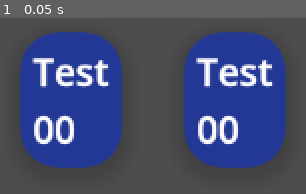
Above: before the commit, frame 1.
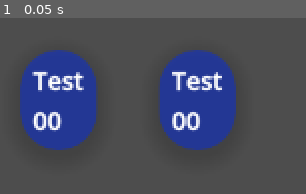
Above: after the commit, the same moment.

Repository: mojius/FarmStrategy
Game: Godot game, scene res://Combat/CombatObject.tscn
Two runs of this game, one before a commit and one after it. Both use one fixed random seed, a clock stepped at 60 frames per second and the inputs below. This scene is started directly instead of the project's main scene.
Inputs:
- Up to frame 1 (0.05 s): no input

The runs differ from the first frame. In frame 1, 37% of the frame differs, in the area x 6-94%, y 7-86%.
Error in both runs: Invalid access to property or key 'stats' on a base object of type 'Nil'. (res://Combat/CombatObject.gd:125)

Commit message:
Items, and soon seeds

Diff:
--- /dev/null
+++ b/Item/HealthPlantSeed.tscn
@@ -0,0 +1,15 @@
+[gd_scene load_steps=5 format=3 uid="uid://bbyq24gobrdg7"]
+
+[ext_resource type="Script" path="res://Item/Seed.gd" id="1_hxgxf"]
+[ext_resource type="PackedScene" uid="uid://doqlhcwkevql6" path="res://Units/Plants/HealthPlant/HealthPlant.tscn" id="2_sxdbh"]
+[ext_resource type="Texture2D" uid="uid://c67rdvdrwrsfa" path="res://Placeholder/plants.png" id="3_ey68w"]
+
+[sub_resource type="AtlasTexture" id="AtlasTexture_rj53h"]
+atlas = ExtResource("3_ey68w")
+region = Rect2(80, 0, 16, 16)
+
+[node name="HealthPlantSeed" type="Node2D"]
+script = ExtResource("1_hxgxf")
+corresponding_plant = ExtResource("2_sxdbh")
+icon = SubResource("AtlasTexture_rj53h")
+item_name = "Health Plant Seed"
--- /dev/null
+++ b/Item/Item.gd
@@ -0,0 +1,4 @@
+class_name Item extends Node2D
+
+@export var icon: Texture2D
+@export var item_name: String
--- /dev/null
+++ b/Item/Seed.gd
@@ -0,0 +1,12 @@
+class_name Seed extends Item
+
+@export var corresponding_plant: PackedScene
+
+# Called when the node enters the scene tree for the first time.
+func _ready() -> void:
+	pass # Replace with function body.
+
+
+# Called every frame. 'delta' is the elapsed time since the previous frame.
+func _process(delta: float) -> void:
+	pass
--- a/Main.tscn
+++ b/Main.tscn
@@ -25,60 +25,60 @@
 
 [node name="Main" type="Node2D"]
 
-[node name="GameBoard" type="Node2D" parent="."]
+[node name="PlayerManager" type="Node2D" parent="."]
 y_sort_enabled = true
 script = ExtResource("2_hx4vu")
 starting_faction = "Enemy"
 
-[node name="UIManager" type="CanvasLayer" parent="GameBoard"]
+[node name="UIManager" type="CanvasLayer" parent="PlayerManager"]
 script = ExtResource("2_bhmyg")
 
-[node name="HighlightInfoUI" parent="GameBoard/UIManager" instance=ExtResource("11_o3oh6")]
+[node name="HighlightInfoUI" parent="PlayerManager/UIManager" instance=ExtResource("11_o3oh6")]
 visible = false
 offset_bottom = 228.0
 
-[node name="Map" parent="GameBoard" instance=ExtResource("1_khjdm")]
+[node name="Map" parent="PlayerManager" instance=ExtResource("1_khjdm")]
 unique_name_in_owner = true
 texture_filter = 1
 tile_map_data = PackedByteArray("AAAAAAAAAAABAAMAAAAAAAEAAAACAAUAAAAAAAIAAAACAAUAAAAAAAMAAAACAAUAAAAAAAQAAAACAAUAAAAAAA …(4400 unchanged characters)…
 script = ExtResource("4_jj0xn")
 
-[node name="UnitManager" type="Node2D" parent="GameBoard/Map"]
+[node name="UnitManager" type="Node2D" parent="PlayerManager/Map"]
 script = ExtResource("5_pc50w")
 
-[node name="Player" parent="GameBoard/Map/UnitManager" instance=ExtResource("2_n3f5l")]
+[node name="Player" parent="PlayerManager/Map/UnitManager" instance=ExtResource("2_n3f5l")]
 modulate = Color(2.959, 0.331, 0.248, 1)
 position = Vector2(136, 104)
 move_speed = 100
 unit_name = "Player"
-stats = SubResource("Resource_6lsyg")
+stats = SubResource("Resource_1aix1")
 
-[node name="Zombie" parent="GameBoard/Map/UnitManager" instance=ExtResource("8_ir5lr")]
+[node name="Zombie" parent="PlayerManager/Map/UnitManager" instance=ExtResource("8_ir5lr")]
 position = Vector2(152, 24)
 
-[node name="PlantManager" type="Node2D" parent="GameBoard/Map"]
+[node name="PlantManager" type="Node2D" parent="PlayerManager/Map"]
 script = ExtResource("10_o5bo3")
 
-[node name="HealthPlant" parent="GameBoard/Map/PlantManager" instance=ExtResource("9_b5d0w")]
+[node name="HealthPlant" parent="PlayerManager/Map/PlantManager" instance=ExtResource("9_b5d0w")]
 position = Vector2(104, 104)
 curve = null
 
-[node name="HealthPlant2" parent="GameBoard/Map/PlantManager" instance=ExtResource("9_b5d0w")]
+[node name="HealthPlant2" parent="PlayerManager/Map/PlantManager" instance=ExtResource("9_b5d0w")]
 position = Vector2(152, 136)
 curve = null
 
-[node name="HealthPlant3" parent="GameBoard/Map/PlantManager" instance=ExtResource("9_b5d0w")]
+[node name="HealthPlant3" parent="PlayerManager/Map/PlantManager" instance=ExtResource("9_b5d0w")]
 position = Vector2(72, 104)
 curve = null
 
-[node name="UnitOverlay" parent="GameBoard" instance=ExtResource("4_sf86o")]
+[node name="UnitOverlay" parent="PlayerManager" instance=ExtResource("4_sf86o")]
 
-[node name="UnitPathArrow" parent="GameBoard" instance=ExtResource("6_xwtul")]
+[node name="UnitPathArrow" parent="PlayerManager" instance=ExtResource("6_xwtul")]
 texture_filter = 1
 
-[node name="Cursor" parent="GameBoard" instance=ExtResource("4_xbrol")]
+[node name="Cursor" parent="PlayerManager" instance=ExtResource("4_xbrol")]
 
-[node name="FactionManager" type="Node2D" parent="GameBoard"]
+[node name="FactionManager" type="Node2D" parent="PlayerManager"]
 script = ExtResource("15_gqkb4")
 
 [node name="Camera" type="Camera2D" parent="."]
@@ -87,10 +87,10 @@
 anchor_mode = 0
 zoom = Vector2(3, 3)
 
-[connection signal="cursor_enable" from="GameBoard" to="GameBoard/Cursor" method="_on_cursor_enable"]
-[connection signal="accept_pressed" from="GameBoard/Cursor" to="GameBoard" method="_on_cursor_accept_pressed"]
-[connection signal="moved" from="GameBoard/Cursor" to="GameBoard" method="_on_cursor_moved"]
-[connection signal="cpu_turn" from="GameBoard/FactionManager" to="GameBoard" method="_cpu_turn"]
-[connection signal="enable_cursor" from="GameBoard/FactionManager" to="GameBoard/Cursor" method="_on_cursor_enable"]
-[connection signal="grow_plants" from="GameBoard/FactionManager" to="GameBoard/Map/PlantManager" method="grow_all"]
-[connection signal="next_phase" from="GameBoard/FactionManager" to="GameBoard/UIManager" method="_on_next_phase"]
+[connection signal="cursor_enable" from="PlayerManager" to="PlayerManager/Cursor" method="_on_cursor_enable"]
+[connection signal="accept_pressed" from="PlayerManager/Cursor" to="PlayerManager" method="_on_cursor_accept_pressed"]
+[connection signal="moved" from="PlayerManager/Cursor" to="PlayerManager" method="_on_cursor_moved"]
+[connection signal="cpu_turn" from="PlayerManager/FactionManager" to="PlayerManager" method="_cpu_turn"]
+[connection signal="enable_cursor" from="PlayerManager/FactionManager" to="PlayerManager/Cursor" method="_on_cursor_enable"]
+[connection signal="grow_plants" from="PlayerManager/FactionManager" to="PlayerManager/Map/PlantManager" method="grow_all"]
+[connection signal="next_phase" from="PlayerManager/FactionManager" to="PlayerManager/UIManager" method="_on_next_phase"]
--- a/Map/GameBoard/GameBoard.gd
+++ b/Map/GameBoard/GameBoard.gd
@@ -1,7 +1,7 @@
 # Represents and manages the game board. Stores references to entities that are in each cell and
 # tells whether cells are occupied or not.
 # units can only move around the grid one at a time.
-class_name GameBoard extends Node2D
+class_name PlayerManager extends Node2D
 
 # Once again, we use our grid resource that we explicitly define in the class.
 @export var grid: Grid = preload("res://Map/Grid.tres")
@@ -46,7 +46,7 @@
 # The cell we were at before deciding to try and move.
 var _old_cell: Vector2
 
-# BD: This is a signal I'm gonna use for now to control the cursor from the gameboard.
+# BD: This is a signal I'm gonna use for now to control the cursor from the player manager.
 signal cursor_enable(enabled: bool)
 
 var _cursor_enabled: bool :
--- /dev/null
+++ b/UI/Inventory/InventoryButton.tscn
@@ -0,0 +1,7 @@
+[gd_scene load_steps=2 format=3 uid="uid://23xetjokkskt"]
+
+[ext_resource type="Theme" uid="uid://f3cwprpras7p" path="res://UI/Theme/theme.tres" id="1_sl1xs"]
+
+[node name="InventoryButton" type="Button"]
+theme = ExtResource("1_sl1xs")
+text = "Test"
--- /dev/null
+++ b/UI/InventoryUI.gd
@@ -0,0 +1,10 @@
+extends Control
+
+# Called when the node enters the scene tree for the first time.
+func _ready() -> void:
+	pass # Replace with function body.
+
+
+# Called every frame. 'delta' is the elapsed time since the previous frame.
+func _process(delta: float) -> void:
+	pass
--- /dev/null
+++ b/UI/InventoryUI.tscn
@@ -0,0 +1,30 @@
+[gd_scene load_steps=3 format=3 uid="uid://bg1pi204ju00p"]
+
+[ext_resource type="Script" path="res://UI/InventoryUI.gd" id="1_8x7cc"]
+[ext_resource type="Theme" uid="uid://f3cwprpras7p" path="res://UI/Theme/theme.tres" id="1_s4vhk"]
+
+[node name="InventoryUI" type="PanelContainer"]
+anchors_preset = 8
+anchor_left = 0.5
+anchor_top = 0.5
+anchor_right = 0.5
+anchor_bottom = 0.5
+offset_left = -25.5
+offset_top = -33.0
+offset_right = 25.5
+offset_bottom = 33.0
+grow_horizontal = 2
+grow_vertical = 2
+theme = ExtResource("1_s4vhk")
+script = ExtResource("1_8x7cc")
+
+[node name="MarginContainer" type="MarginContainer" parent="."]
+layout_mode = 2
+theme_override_constants/margin_left = 40
+theme_override_constants/margin_top = 20
+theme_override_constants/margin_right = 40
+theme_override_constants/margin_bottom = 20
+
+[node name="VBoxContainer" type="VBoxContainer" parent="MarginContainer"]
+layout_mode = 2
+theme_override_constants/separation = 5
--- a/UI/Theme/theme.tres
+++ b/UI/Theme/theme.tres
@@ -1,11 +1,11 @@
 [gd_resource type="Theme" load_steps=9 format=3 uid="uid://f3cwprpras7p"]
 
-[ext_resource type="StyleBox" uid="uid://bsf31ydpkaewi" path="res://UI/Button/theme_button_disabled.tres" id="1_57iry"]
-[ext_resource type="SystemFont" uid="uid://dj1bgtyee74sy" path="res://UI/Theme/theme_font.tres" id="1_xf715"]
-[ext_resource type="StyleBox" uid="uid://bxclfniaia3ey" path="res://UI/Button/theme_button.tres" id="2_26mvc"]
-[ext_resource type="StyleBox" uid="uid://cyuclyxxcf38k" path="res://UI/Theme/theme_style_box_flat.tres" id="2_emyl3"]
-[ext_resource type="StyleBox" uid="uid://cc7nu0ow0ppoq" path="res://UI/Button/theme_button_hover.tres" id="2_ibwuy"]
-[ext_resource type="StyleBox" uid="uid://c3qcwedxbr021" path="res://UI/Button/theme_button_toggled.tres" id="3_45bo4"]
+[ext_resource type="StyleBox" uid="uid://bsf31ydpkaewi" path="res://UI/Theme/Button/theme_button_disabled.tres" id="1_ab5in"]
+[ext_resource type="StyleBox" uid="uid://cc7nu0ow0ppoq" path="res://UI/Theme/Button/theme_button_hover.tres" id="2_b8c71"]
+[ext_resource type="StyleBox" uid="uid://bxclfniaia3ey" path="res://UI/Theme/Button/theme_button.tres" id="3_2363g"]
+[ext_resource type="StyleBox" uid="uid://c3qcwedxbr021" path="res://UI/Theme/Button/theme_button_toggled.tres" id="4_qg0fs"]
+[ext_resource type="SystemFont" uid="uid://dj1bgtyee74sy" path="res://UI/Theme/theme_font.tres" id="5_l52fq"]
+[ext_resource type="StyleBox" uid="uid://cyuclyxxcf38k" path="res://UI/Theme/theme_style_box_flat.tres" id="6_ocmg2"]
 
 [sub_resource type="StyleBoxFlat" id="StyleBoxFlat_82lfc"]
 bg_color = Color(1, 1, 1, 1)
@@ -23,13 +23,31 @@
 [sub_resource type="StyleBoxEmpty" id="StyleBoxEmpty_djvp3"]
 
 [resource]
-default_font = ExtResource("1_xf715")
-default_font_size = 30
-Button/styles/disabled = ExtResource("1_57iry")
+default_font = ExtResource("5_l52fq")
+default_font_size = 20
+Button/colors/font_color = Color(0.875, 0.875, 0.875, 1)
+Button/colors/font_disabled_color = Color(0.875, 0.875, 0.875, 0.5)
+Button/colors/font_focus_color = Color(0.95, 0.95, 0.95, 1)
+Button/colors/font_hover_color = Color(0.95, 0.95, 0.95, 1)
+Button/colors/font_hover_pressed_color = Color(1, 1, 1, 1)
+Button/colors/font_outline_color = Color(0, 0, 0, 1)
+Button/colors/font_pressed_color = Color(1, 1, 1, 1)
+Button/colors/icon_disabled_color = Color(1, 1, 1, 0.4)
+Button/colors/icon_focus_color = Color(1, 1, 1, 1)
+Button/colors/icon_hover_color = Color(1, 1, 1, 1)
+Button/colors/icon_hover_pressed_color = Color(1, 1, 1, 1)
+Button/colors/icon_normal_color = Color(1, 1, 1, 1)
+Button/colors/icon_pressed_color = Color(1, 1, 1, 1)
+Button/constants/align_to_largest_stylebox = 0
+Button/constants/h_separation = 4
+Button/constants/icon_max_width = 0
+Button/constants/outline_size = 0
+Button/fonts/font = ExtResource("5_l52fq")
+Button/styles/disabled = ExtResource("1_ab5in")
 Button/styles/focus = SubResource("StyleBoxFlat_82lfc")
-Button/styles/hover = ExtResource("2_ibwuy")
-Button/styles/normal = ExtResource("2_26mvc")
-Button/styles/pressed = ExtResource("3_45bo4")
+Button/styles/hover = ExtResource("2_b8c71")
+Button/styles/normal = ExtResource("3_2363g")
+Button/styles/pressed = ExtResource("4_qg0fs")
 Label/colors/font_color = Color(1, 1, 1, 1)
 Label/colors/font_outline_color = Color(1, 1, 1, 1)
 Label/colors/font_shadow_color = Color(0, 0, 0, 0)
--- a/UI/Theme/theme_font.tres
+++ b/UI/Theme/theme_font.tres
@@ -3,3 +3,4 @@
 [resource]
 font_names = PackedStringArray("Mozart NBP")
 multichannel_signed_distance_field = true
+msdf_size = -27
Not shown: 1 places in Main.tscn that only renumber resources
Not shown: 1 places in Map/Grid.tres that only renumber resources
Renamed: UI/Button/theme_button.tres -> UI/Theme/Button/theme_button.tres
Renamed: UI/Button/theme_button_disabled.tres -> UI/Theme/Button/theme_button_disabled.tres
Renamed: UI/Button/theme_button_hover.tres -> UI/Theme/Button/theme_button_hover.tres
Renamed: UI/Button/theme_button_toggled.tres -> UI/Theme/Button/theme_button_toggled.tres
Not shown: 1 places in UI/Theme/theme.tres that only renumber resources
